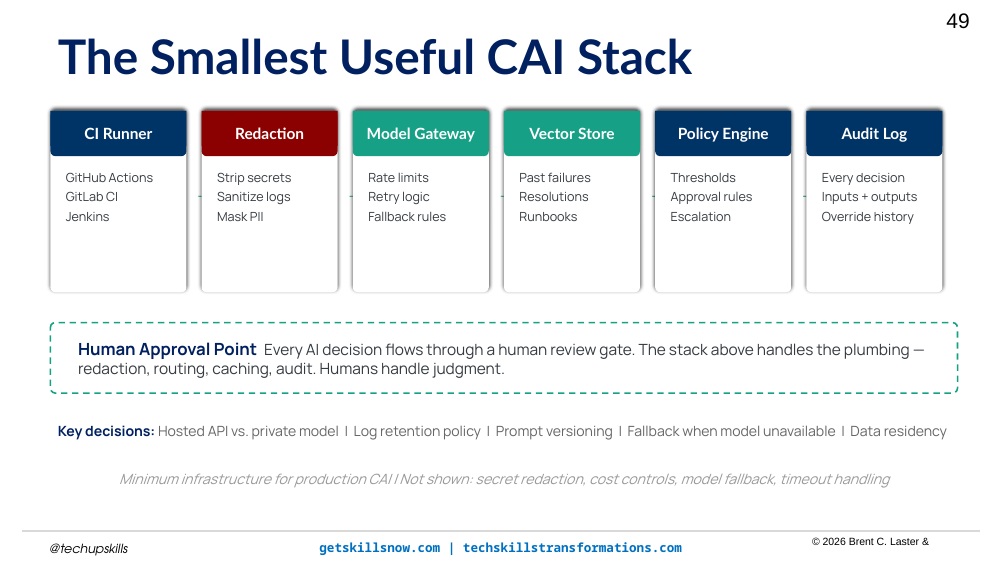
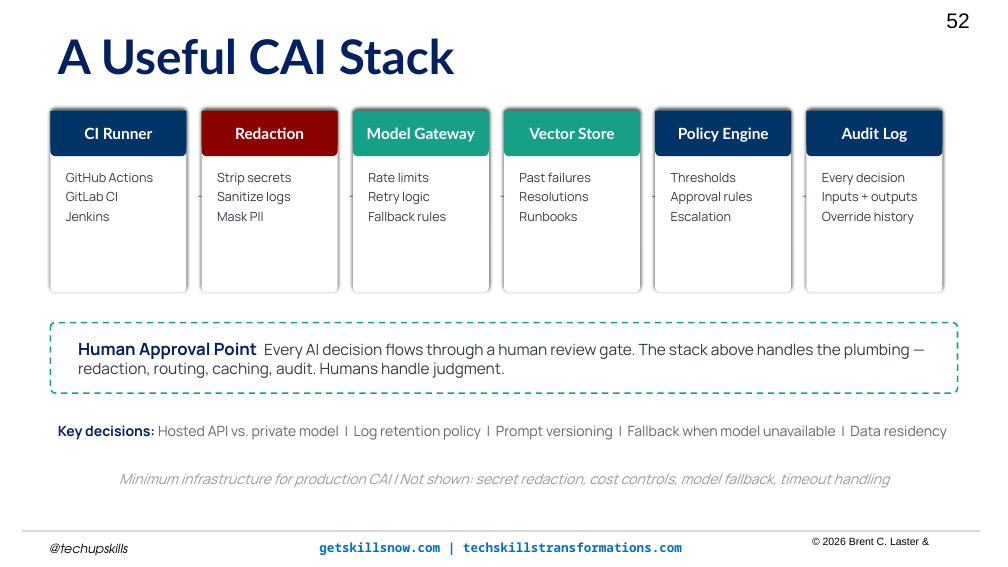
Before and after one commit to brentlaster/arc-of-ai-talks, a slide deck: slide 52 of cai/cicd-cai.pptm (slide 49 before the commit). Drawn at 1008x567 pixels with LibreOffice and Linux fonts; fonts in the diff are those of the drawing; background and template pictures are left out. Boxes give left, top, right and bottom in pixels: in the first picture for what was removed or moved away, otherwise in the second. Text is boxed around its words. In the diff, an @@ line names an element or a change of style, - is before the commit and + after.

```diff
--- a/cai/cicd-cai.pptm
+++ b/cai/cicd-cai.pptm
@@ page number at (x1=946, y1=13, x2=969, y2=29): text changed @@
-49
+52
@@ text at (x1=58, y1=38, x2=454, y2=75): text changed @@
-The Smallest Useful CAI Stack
+A Useful CAI Stack
```
Also in this commit, not shown: 4 other slides changed, 4 slides added, 3 slides removed, 1 other file.
